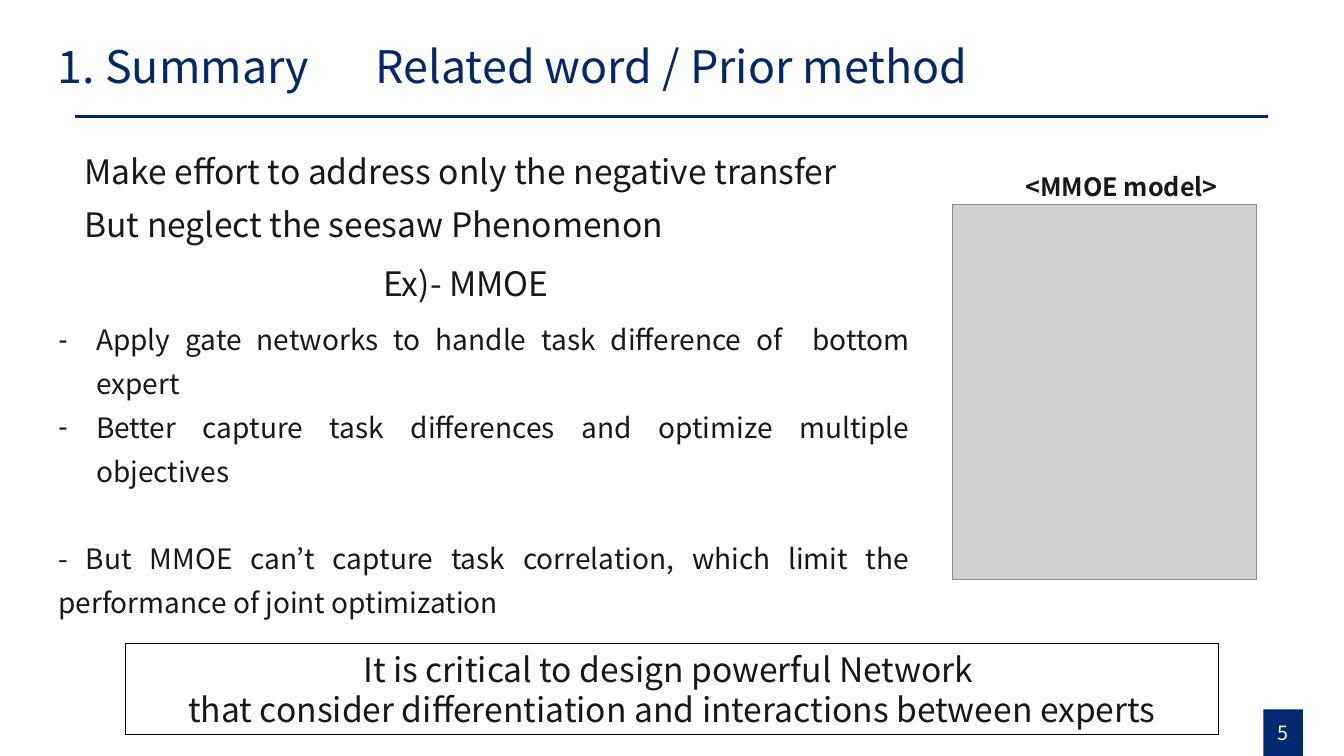
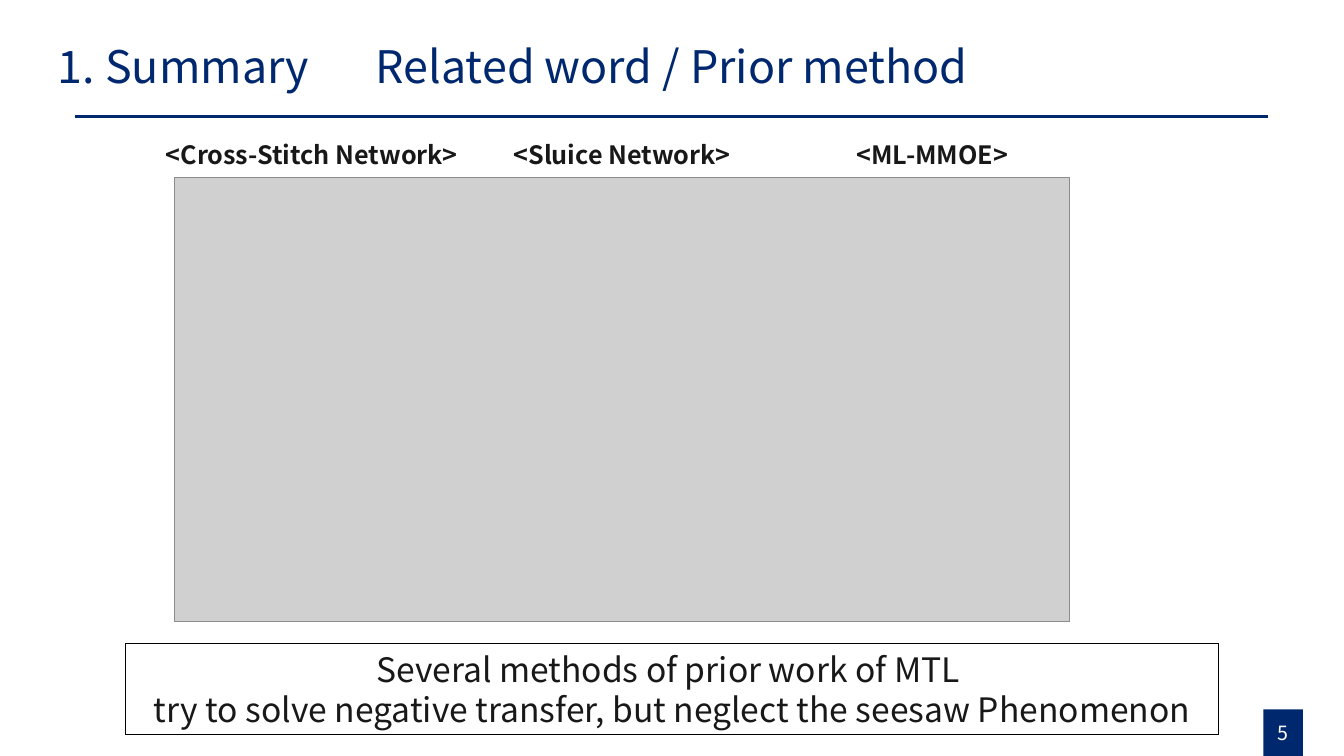
Before and after one commit to gusrn0505/TIL, a slide deck: slide 5 of [PPTPLUG]PP-151/RecSys 발표 준비_강현구.pptx. Drawn at 1344x756 pixels with LibreOffice and Linux fonts; fonts in the diff are those of the drawing; grey boxes stand for pictures. Boxes give left, top, right and bottom in pixels: in the first picture for what was removed or moved away, otherwise in the second. Text is boxed around its words. In the diff, an @@ line names an element or a change of style, - is before the commit and + after.

```diff
--- a/[PPTPLUG]PP-151/RecSys 발표 준비_강현구.pptx
+++ b/[PPTPLUG]PP-151/RecSys 발표 준비_강현구.pptx
@@ text added at [166, 143, 458, 165], 18 pt, text #181818, bold @@
+<Cross-Stitch Network>
@@ text added at [513, 143, 731, 165], 18 pt, text #181818, bold @@
+<Sluice Network>
@@ text at [856, 145, 1008, 165]: text changed @@
-<MMOE model>
+<ML-MMOE>
@@ text removed at [84, 157, 836, 246] @@
-Make effort to address only the negative transfer
-But neglect the seesaw Phenomenon
@@ picture added at [174, 177, 1070, 621] @@
@@ picture removed at [953, 205, 1257, 580] @@
@@ text removed at [383, 268, 548, 303] @@
-Ex)- MMOE
@@ text removed at [58, 327, 909, 620] @@
-– Apply gate networks to handle task difference of bottom expert
-– Better capture task differences and optimize multiple objectives
-- But MMOE can’t capture task correlation, which limit the performance of joint optimization
@@ text in rectangle at [154, 655, 1190, 731]: text changed @@
-It is critical to design powerful Network
-that consider differentiation and interactions between experts
+Several methods of prior work of MTL
+try to solve negative transfer, but neglect the seesaw Phenomenon
```
Also in this commit, not shown: 2 other slides changed, 2 slides added, 3 other files.
